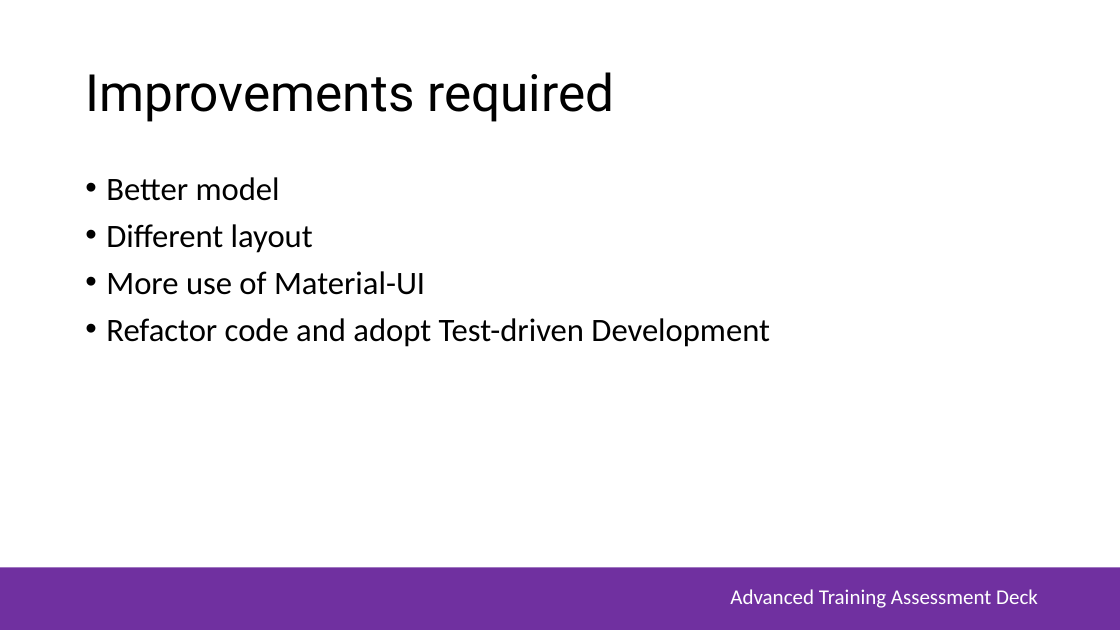
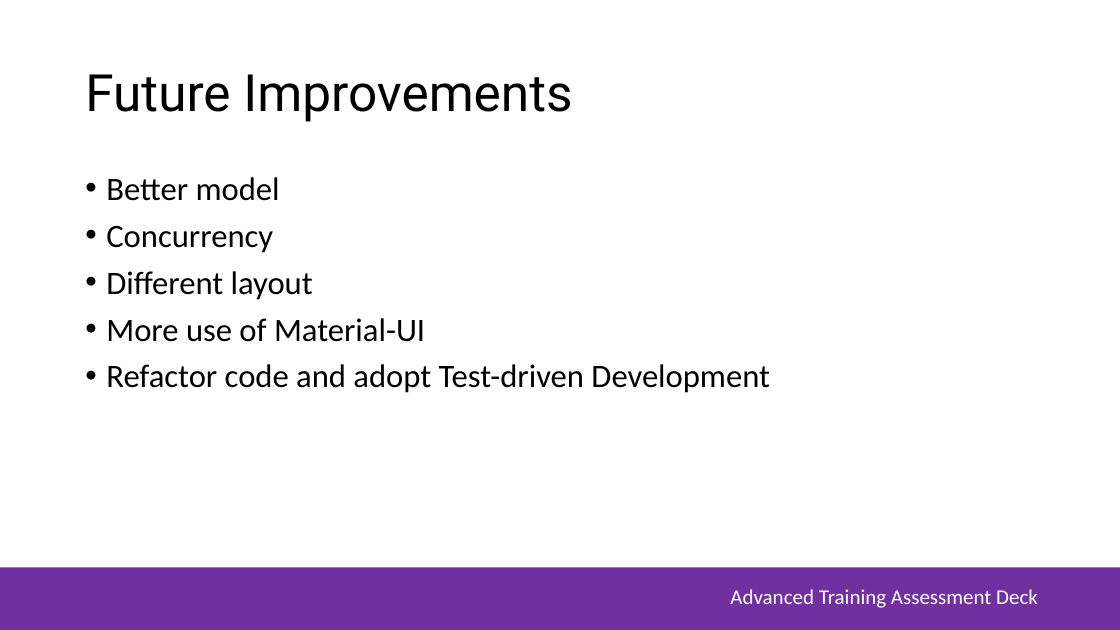
Before and after one commit to joshiefu/MSA_Phase2_WebApp, a slide deck: slide 11 of MSA-Assessment-Deck.pptx. Drawn at 1120x630 pixels with LibreOffice and Linux fonts; fonts in the diff are those of the drawing; background and template pictures are left out. Boxes give left, top, right and bottom in pixels: in the first picture for what was removed or moved away, otherwise in the second. Text is boxed around its words. In the diff, an @@ line names an element or a change of style, - is before the commit and + after.

Commit message:
MSA Assessment Deck

```diff
--- a/MSA-Assessment-Deck.pptx
+++ b/MSA-Assessment-Deck.pptx
@@ title at (85, 74, 572, 122): text changed @@
-Improvements required
+Future Improvements
@@ text at (106, 225, 273, 253): paragraph added @@
+• Concurrency
```
